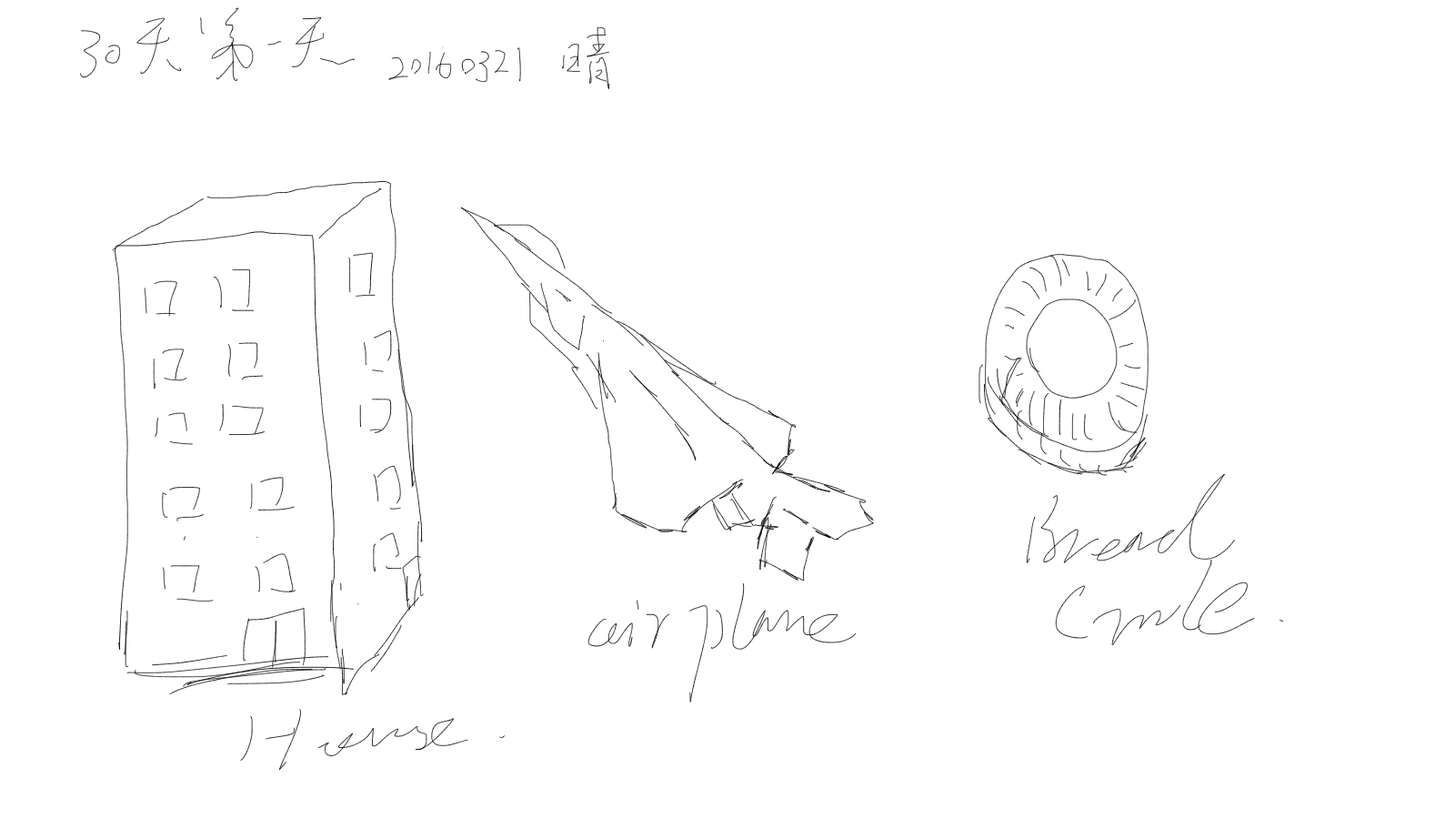
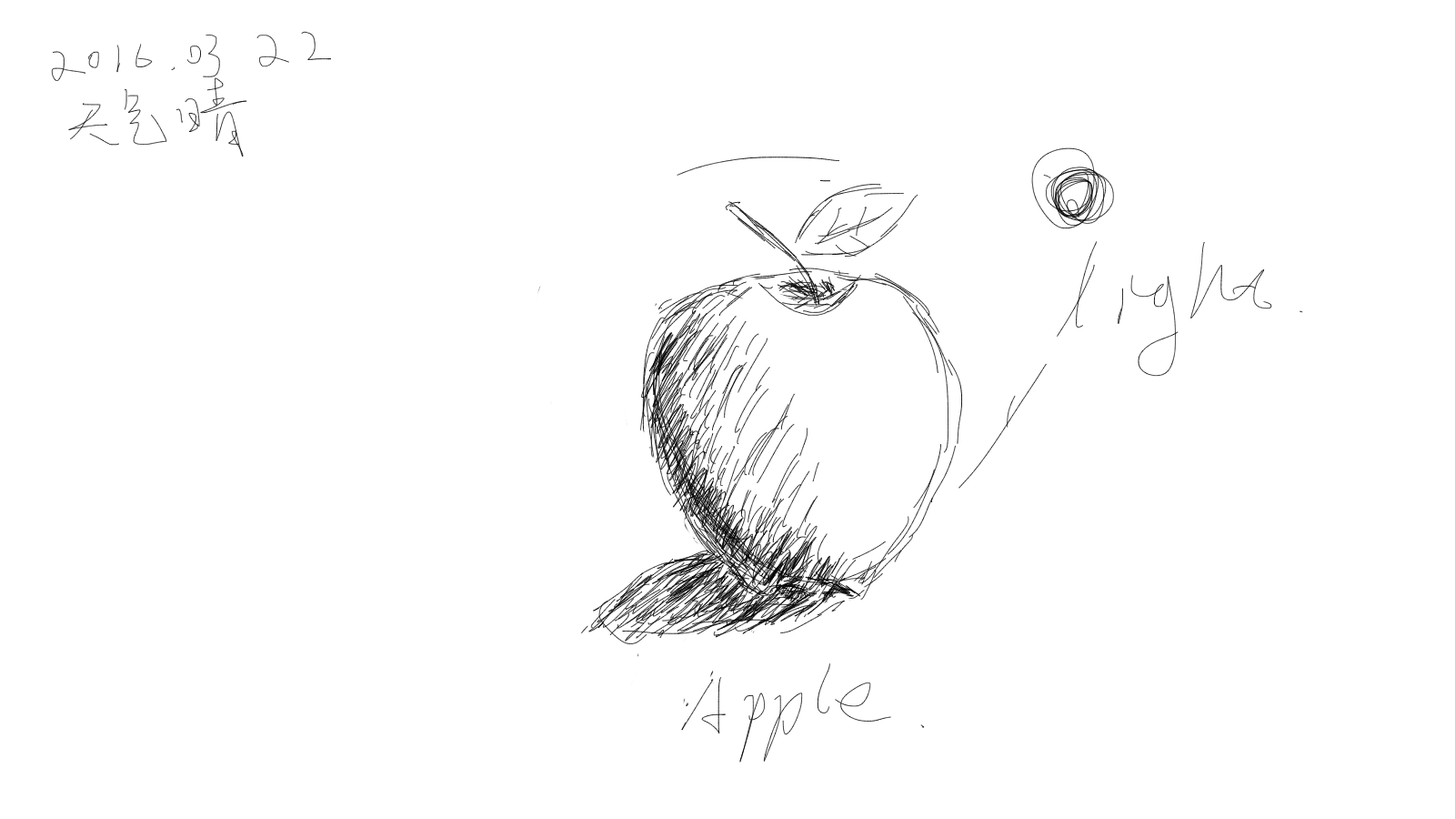
Revision of a layered w=1455, h=819 image; what changed, layer by layer:
added layer "图层 2" above "图层 1" over [50, 30, 1304, 763]
hid "图层 1" over [79, 7, 1285, 770]
